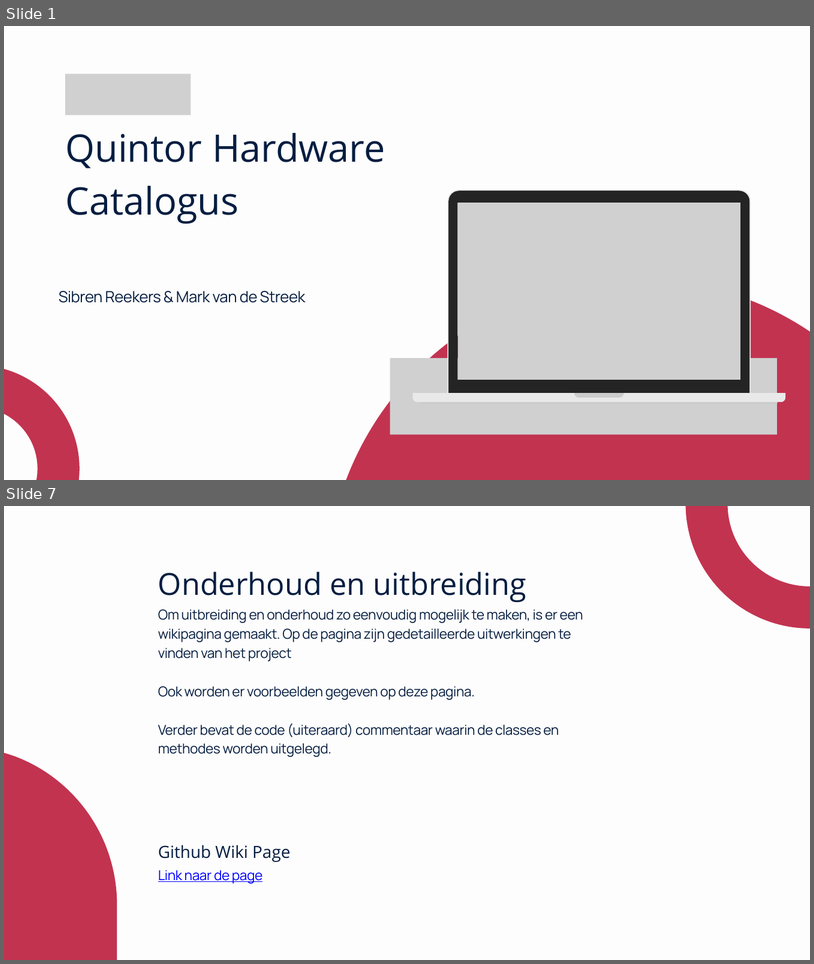
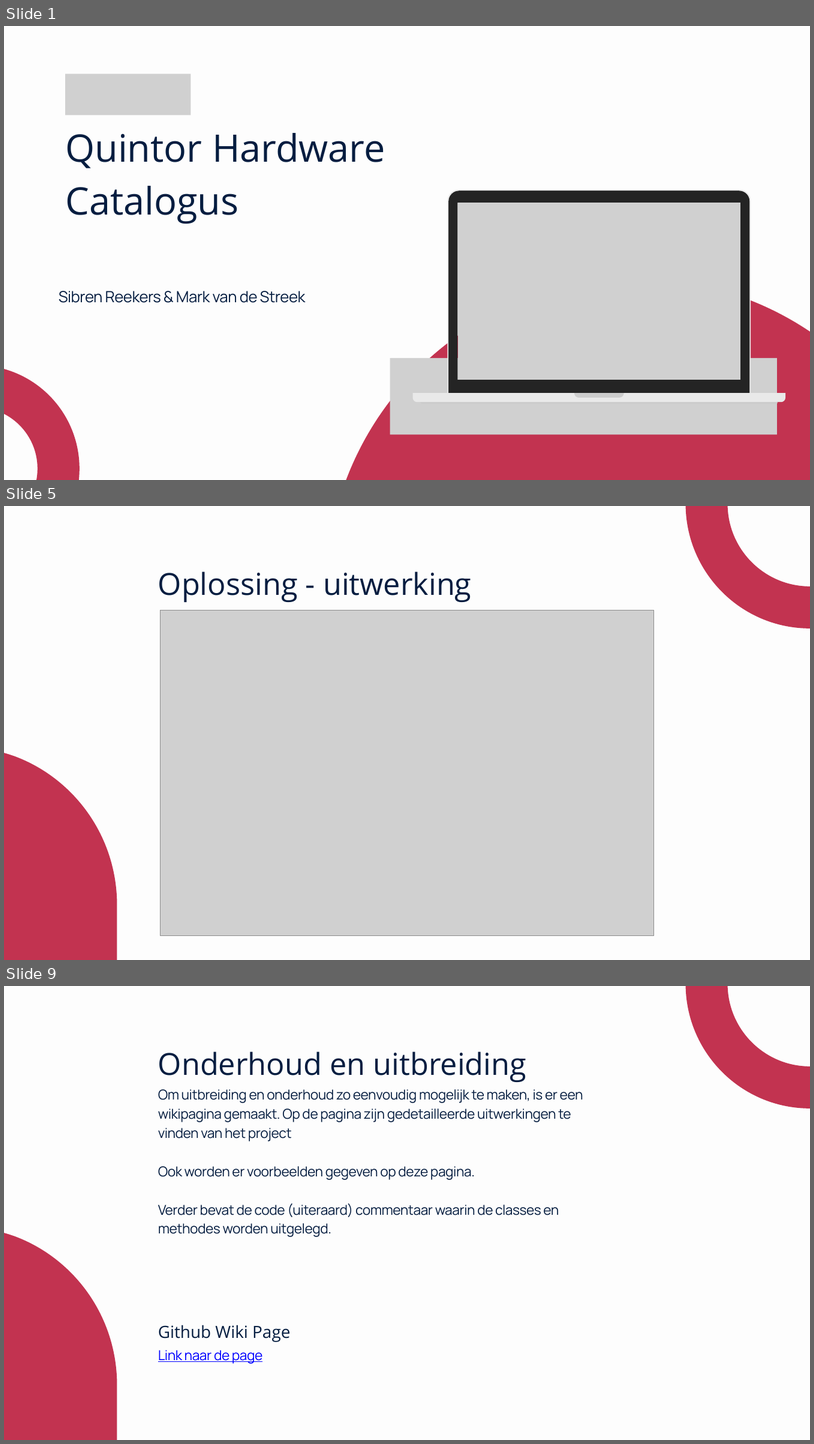
Before and after one commit to MarkStreek/QuintorCatalogBackEnd, a slide deck: docs/presentatie.pptx. Shown one above the other, each under a label of ours: slides 1 and 7 before the commit, slides 1, 5 and 9 after it; the slides between them are not shown. The pictures are 814x964 and 814x1444 pixels, drawn with LibreOffice and Linux fonts; fonts in the diff are those of the drawing; grey boxes stand for pictures. Boxes give left, top, right and bottom in pixels: in the first picture for what was removed or moved away, otherwise in the second. Text is boxed around its words. In the diff, an @@ line names an element or a change of style, - is before the commit and + after.

```diff
--- a/docs/presentatie.pptx
+++ b/docs/presentatie.pptx
@@ slide 5 added at (4, 506, 810, 960), background #FDFDFD @@
@@ freeform shape added at (704, 506, 810, 610), outline #C23350 75 pt @@
@@ text added at (158, 571, 472, 602), 54.1 pt, text #051D40 @@
+Oplossing - uitwerking
@@ picture added at (161, 610, 654, 936) @@
@@ freeform shape added at (4, 747, 117, 960), fill #C23350 @@
@@ what was slide 7 is now slide 9 @@
```
Also in this commit, not shown: 4 slides changed, 2 other slides added, 1 slide removed, 2 other files.
